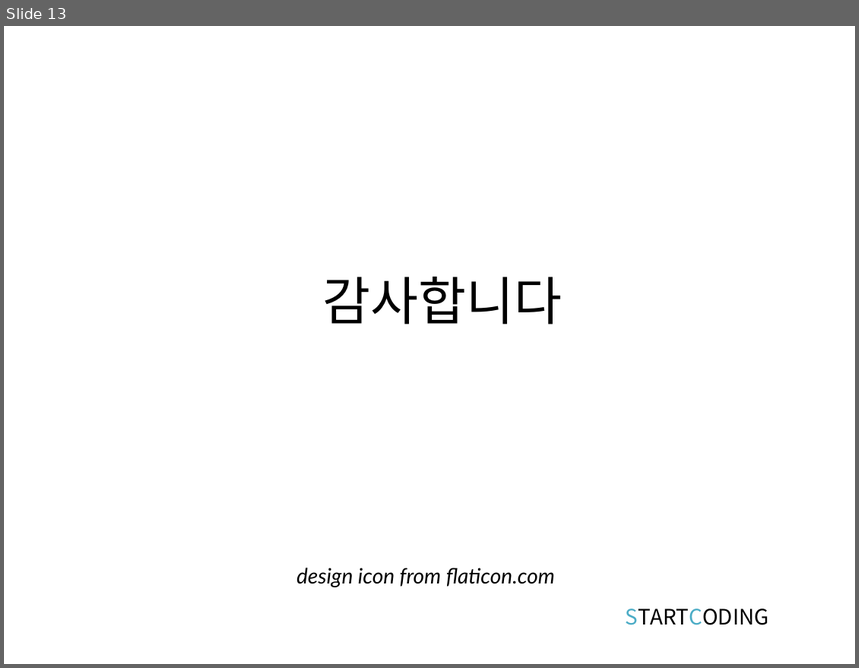
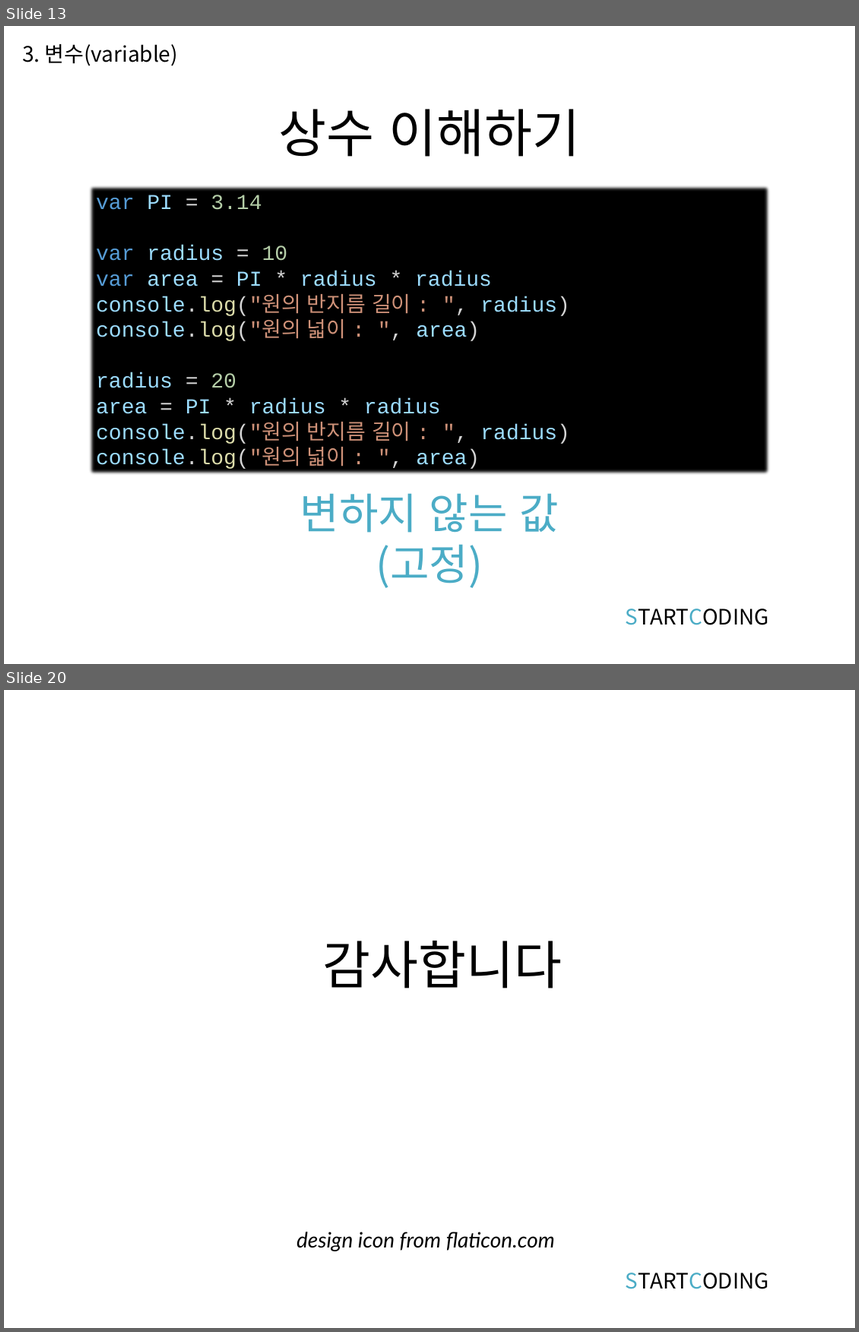
Before and after one commit to kwonkijun/web, a slide deck: 프론트엔드기초(PPT)/JAVASCRIPT 3강_변수와 데이터타입 - 복사본.pptx. Shown one above the other, each under a label of ours: slide 13 before the commit, slides 13 and 20 after it; the slides between them are not shown. The pictures are 859x668 and 859x1332 pixels, drawn with LibreOffice and Linux fonts; fonts in the diff are those of the drawing. Boxes give left, top, right and bottom in pixels: in the first picture for what was removed or moved away, otherwise in the second. Text is boxed around its words. In the diff, an @@ line names an element or a change of style, - is before the commit and + after.

```diff
--- a/프론트엔드기초(PPT)/JAVASCRIPT 3강_변수와 데이터타입 - 복사본.pptx
+++ b/프론트엔드기초(PPT)/JAVASCRIPT 3강_변수와 데이터타입 - 복사본.pptx
@@ slide 13 added at (x1=4, y1=26, x2=855, y2=664), background #FFFFFF @@
@@ text added at (x1=22, y1=44, x2=178, y2=66), 18 pt, text #000000 @@
+3. 변수(variable)
@@ title added at (x1=278, y1=109, x2=580, y2=157), 44 pt, text #000000 @@
+상수 이해하기
@@ rectangle added at (x1=88, y1=184, x2=771, y2=476), fill #000000, 18 pt, text #9CDCFE @@
+var PI = 3.14
+var radius = 10
+var area = PI * radius * radius
+console.log("원의 반지름 길이 : ", radius)
+console.log("원의 넓이 : ", area)
+radius = 20
+area = PI * radius * radius
+console.log("원의 반지름 길이 : ", radius)
+console.log("원의 넓이 : ", area)
@@ text added at (x1=300, y1=493, x2=560, y2=588), 36 pt, text #4BACC6 @@
+변하지 않는 값(고정)
@@ text added at (x1=626, y1=609, x2=769, y2=626), 18 pt, text #000000 @@
+STARTCODING
@@ what was slide 13 is now slide 20 @@
```
Also in this commit, not shown: 6 slides changed, 12 other slides added, 6 slides removed, 2 other files.
